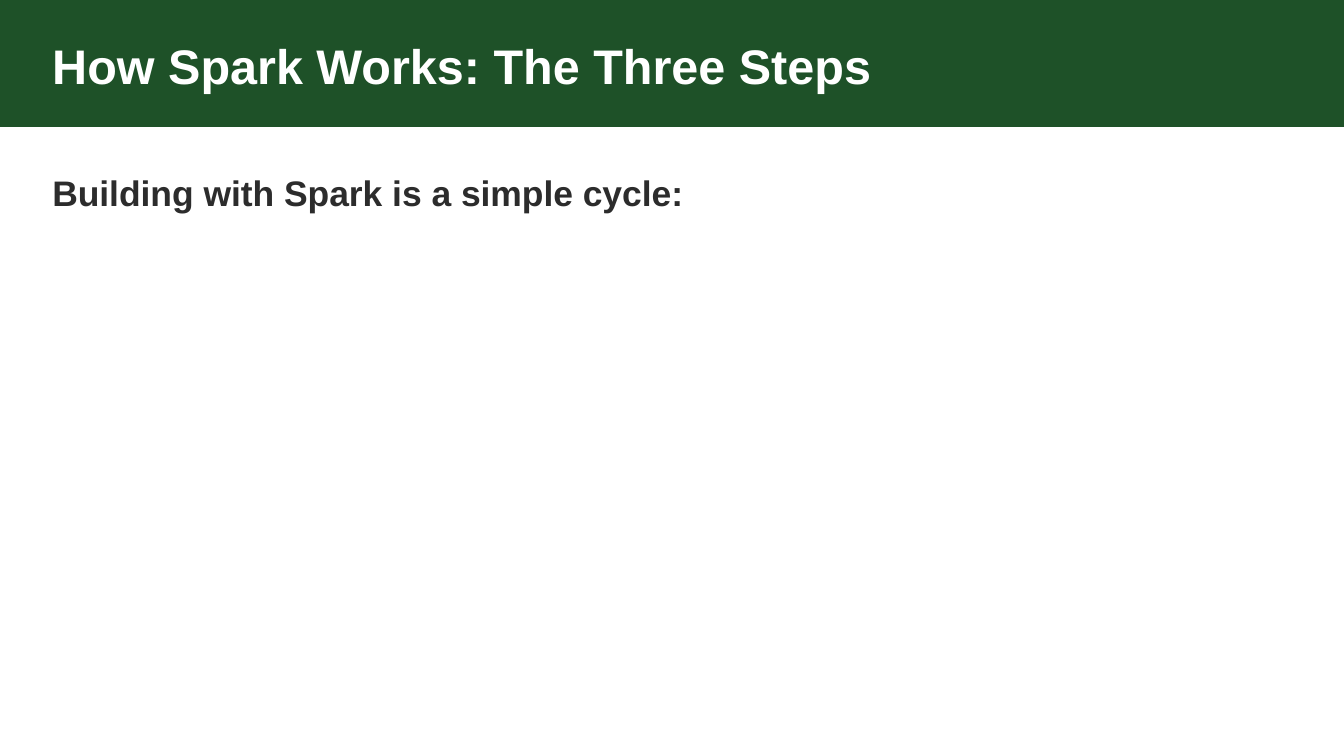
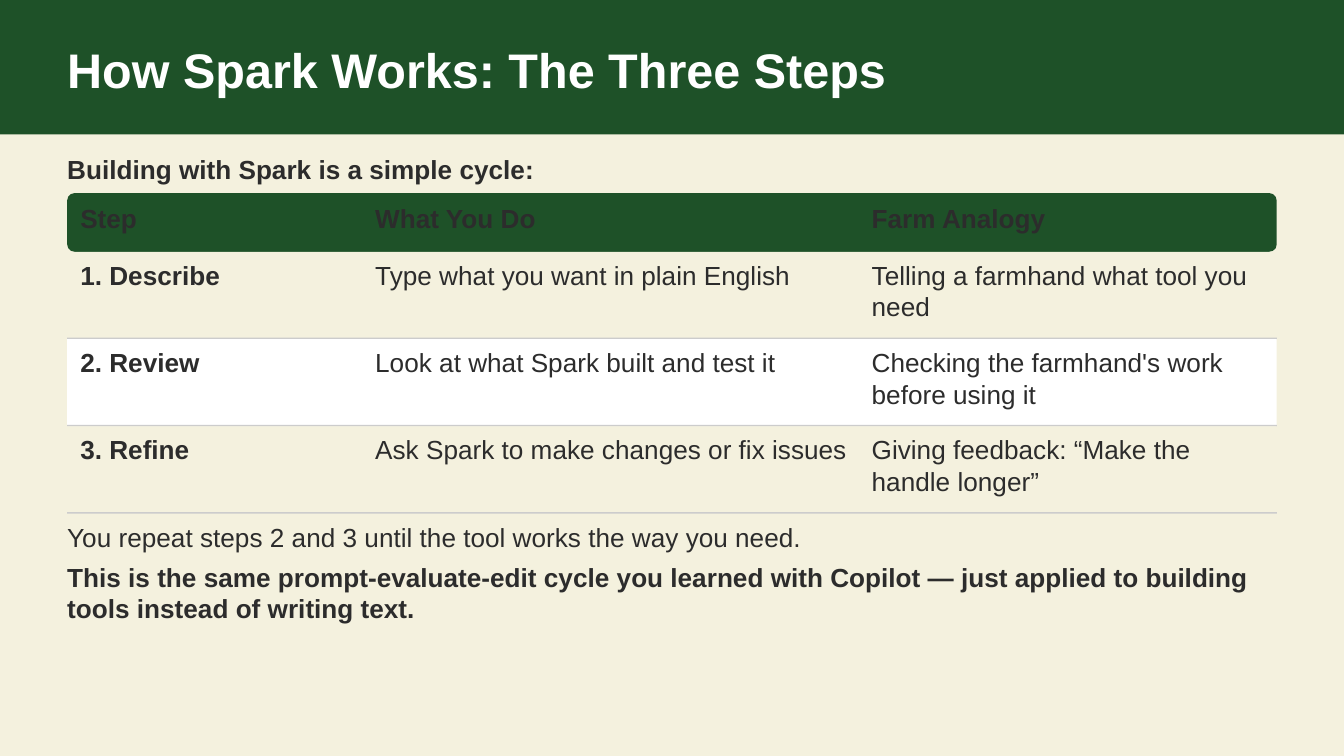
Before and after one commit to zircote/github4farms, a slide deck: slide 7 of sessions/session-11/slides.pptx. Drawn at 1344x756 pixels with LibreOffice and Linux fonts; fonts in the diff are those of the drawing. Boxes give left, top, right and bottom in pixels: in the first picture for what was removed or moved away, otherwise in the second. Text is boxed around its words. In the diff, an @@ line names an element or a change of style, - is before the commit and + after.

Commit message:
build: regenerate all 12 session PPTX decks
Rebuild all slide decks to incorporate HTML quality fixes,
content additions, and layout corrections.

```diff
--- a/sessions/session-11/slides.pptx
+++ b/sessions/session-11/slides.pptx
@@ background #FFFFFF to #F4F1DE @@
@@ rectangle: place and size @@
-rectangle at (0, 0, 1344, 126)
+rectangle at (0, 0, 1344, 134)
@@ text "How Spark Works: The Three ...": place and size @@
-text "How Spark Works: The Three ..." at (52, 49, 871, 94)
+text "How Spark Works: The Three ..." at (67, 53, 886, 97)
@@ text "Building with Spark is a ...": place and size @@
-text "Building with Spark is a ..." at (52, 180, 683, 214)
+text "Building with Spark is a ..." at (67, 160, 534, 184)
@@ text "Building with Spark is a ..." at (67, 160, 534, 184): size 19 to 14 pt; line spacing 25.6pt to 1; less space between paragraphs @@
@@ rounded rectangle added at (67, 194, 1277, 253), fill #1E5128 @@
@@ rectangle added at (67, 251, 1277, 339), fill #F4F1DE @@
@@ text added at (80, 266, 220, 286), 14 pt, text #2C2C2C, bold @@
+1. Describe
@@ text added at (375, 266, 790, 291), 14 pt, text #2C2C2C @@
+Type what you want in plain English
@@ text added at (872, 266, 1247, 317), 14 pt, text #2C2C2C @@
+Telling a farmhand what tool you need
@@ line added from (67, 339) to (1277, 339), #CCCCCC 0.75 pt @@
@@ rectangle added at (67, 339, 1277, 426), fill #FFFFFF @@
@@ text added at (80, 353, 199, 373), 14 pt, text #2C2C2C, bold @@
+2. Review
@@ text added at (375, 353, 775, 378), 14 pt, text #2C2C2C @@
+Look at what Spark built and test it
@@ text added at (872, 353, 1223, 409), 14 pt, text #2C2C2C @@
+Checking the farmhand's work before using it
@@ line added from (67, 426) to (1277, 426), #CCCCCC 0.75 pt @@
@@ rectangle added at (67, 426, 1277, 513), fill #F4F1DE @@
@@ text added at (80, 440, 189, 460), 14 pt, text #2C2C2C, bold @@
+3. Refine
@@ text added at (375, 440, 846, 465), 14 pt, text #2C2C2C @@
+Ask Spark to make changes or fix issues
@@ text added at (872, 440, 1190, 497), 14 pt, text #2C2C2C @@
+Giving feedback: “Make the handle longer”
@@ line added from (67, 513) to (1277, 513), #CCCCCC 0.75 pt @@
@@ text added at (67, 528, 800, 552), 14 pt, text #2C2C2C @@
+You repeat steps 2 and 3 until the tool works the way you need.
@@ text added at (67, 568, 1248, 624), 14 pt, text #2C2C2C, bold @@
+This is the same prompt-evaluate-edit cycle you learned with Copilot — just applied to building tools instead of writing text.
```
Also in this commit, not shown: 4 other slides changed, 1 slide added, 1 slide removed, 11 other files.
